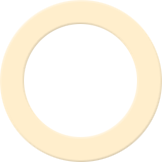
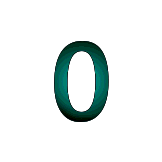
Layer changes from the first 162x162 image to the second:
added group "number" with 61 layers above "question_pannel_yellow" over <box>32,41,132,122</box>
removed layer "圖層 3" (was 85%) over <box>0,0,162,162</box>
added group "0" (1st of 2, in "number") with 4 layers in group "number" over <box>54,41,109,122</box>
added layer "0 拷貝 3" (overlay) in group "0" over <box>54,41,109,122</box>
added layer "0 拷貝 2" (overlay) in group "0" over <box>54,41,109,122</box>
added layer "0 拷貝" (overlay) in group "0" over <box>54,41,109,122</box>
added layer "0" (2nd of 2, in "number" › "0") (overlay) in group "0" over <box>54,41,109,122</box>
added layer "0question_pannel_blue" in group "number" over <box>54,41,109,122</box>
